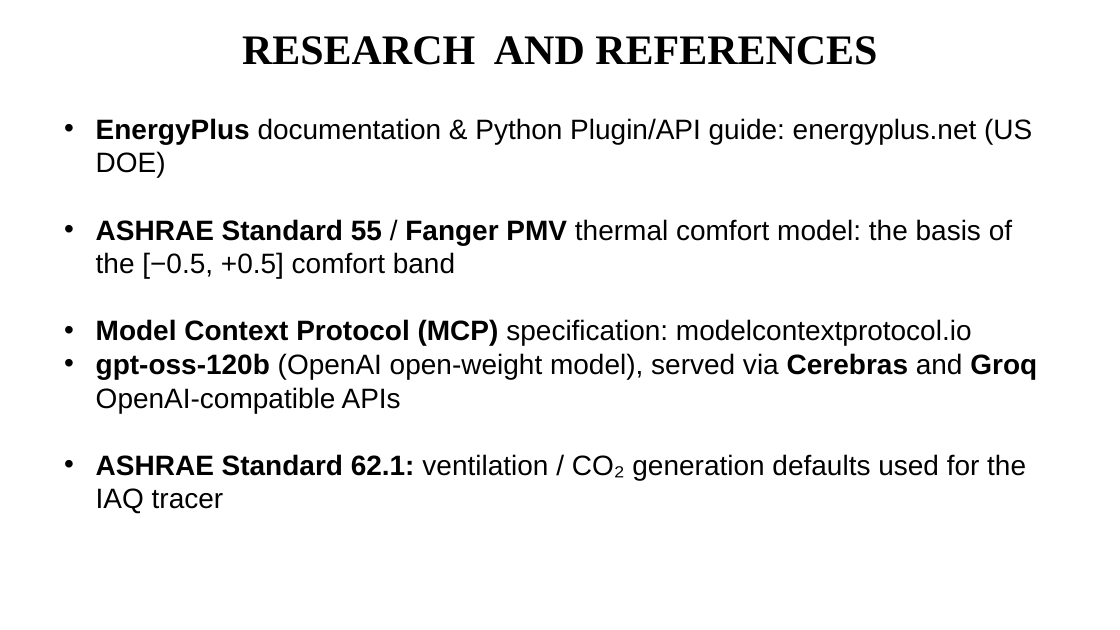
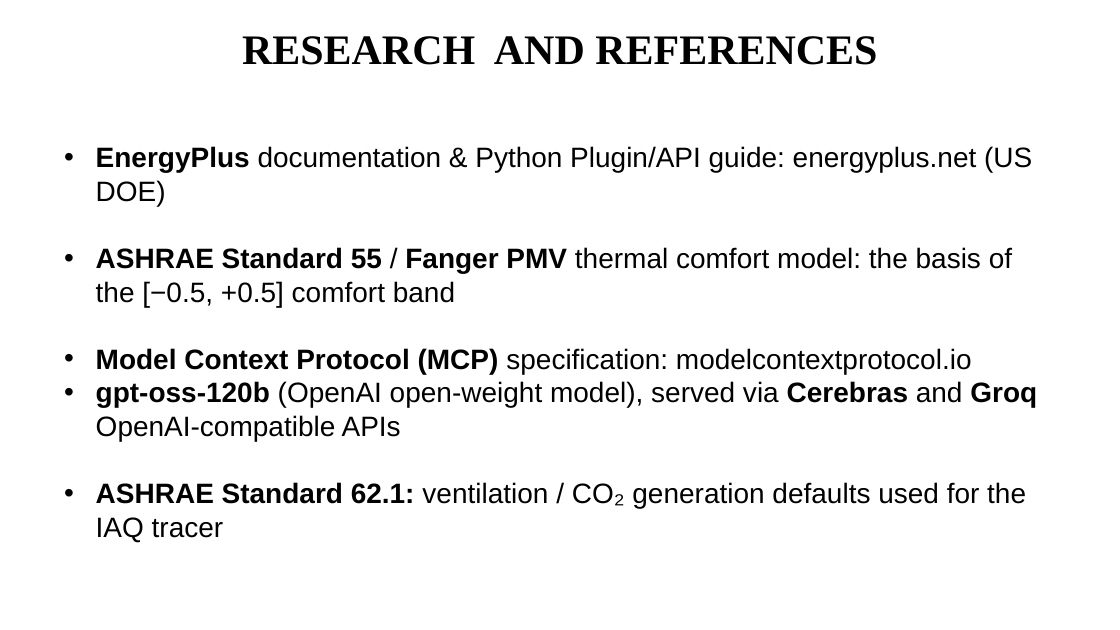
Before and after one commit to mahendra-kausik/eco-loop-building-agents, a slide deck: slide 6 of docs/Eco-Loop_Idea_Submission.pptx. Drawn at 1120x630 pixels with LibreOffice and Linux fonts; fonts in the diff are those of the drawing. Boxes give left, top, right and bottom in pixels: in the first picture for what was removed or moved away, otherwise in the second. Text is boxed around its words. In the diff, an @@ line names an element or a change of style, - is before the commit and + after.

```diff
--- a/docs/Eco-Loop_Idea_Submission.pptx
+++ b/docs/Eco-Loop_Idea_Submission.pptx
@@ text "EnergyPlus documentation & Python Plugin/API ...": place and size @@
-text "EnergyPlus documentation & Python Plugin/API ..." at [96,118,1037,514]
+text "EnergyPlus documentation & Python Plugin/API ..." at [96,146,1037,542]
```
Also in this commit, not shown: 4 other slides changed, 9 other files.
